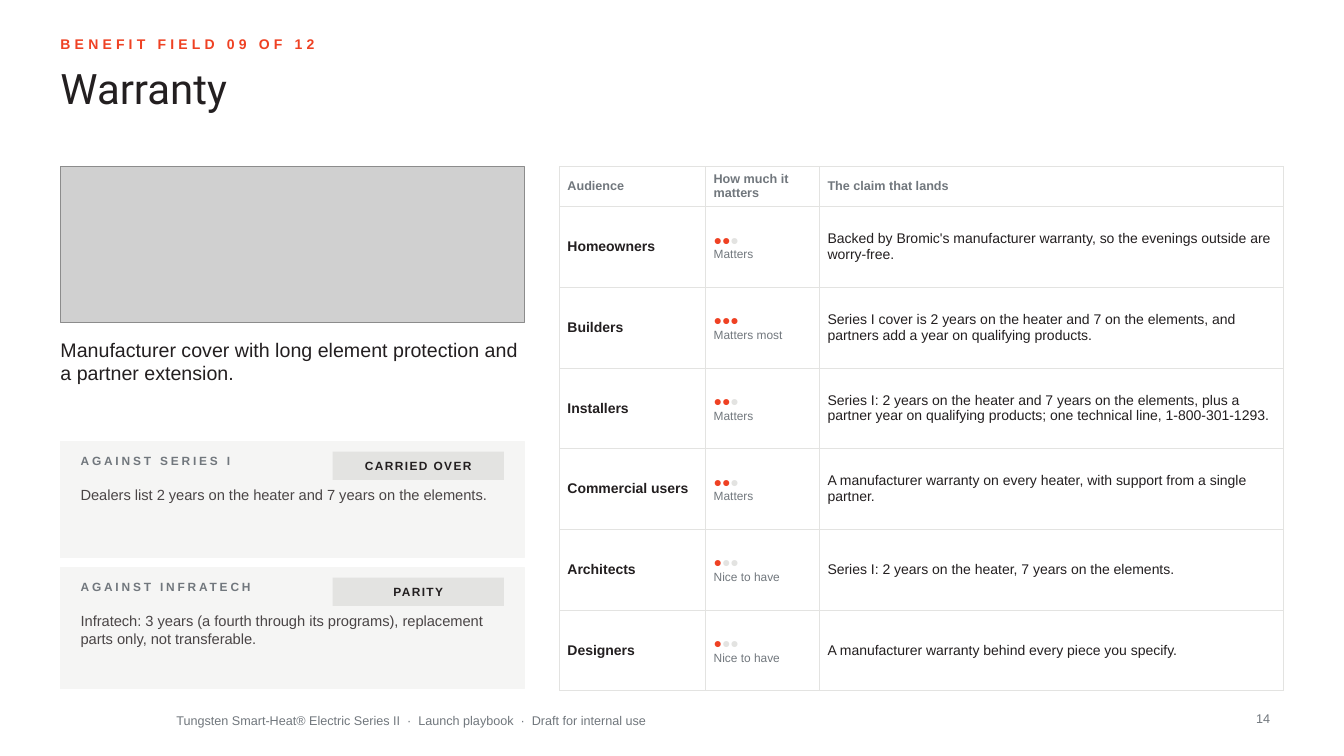
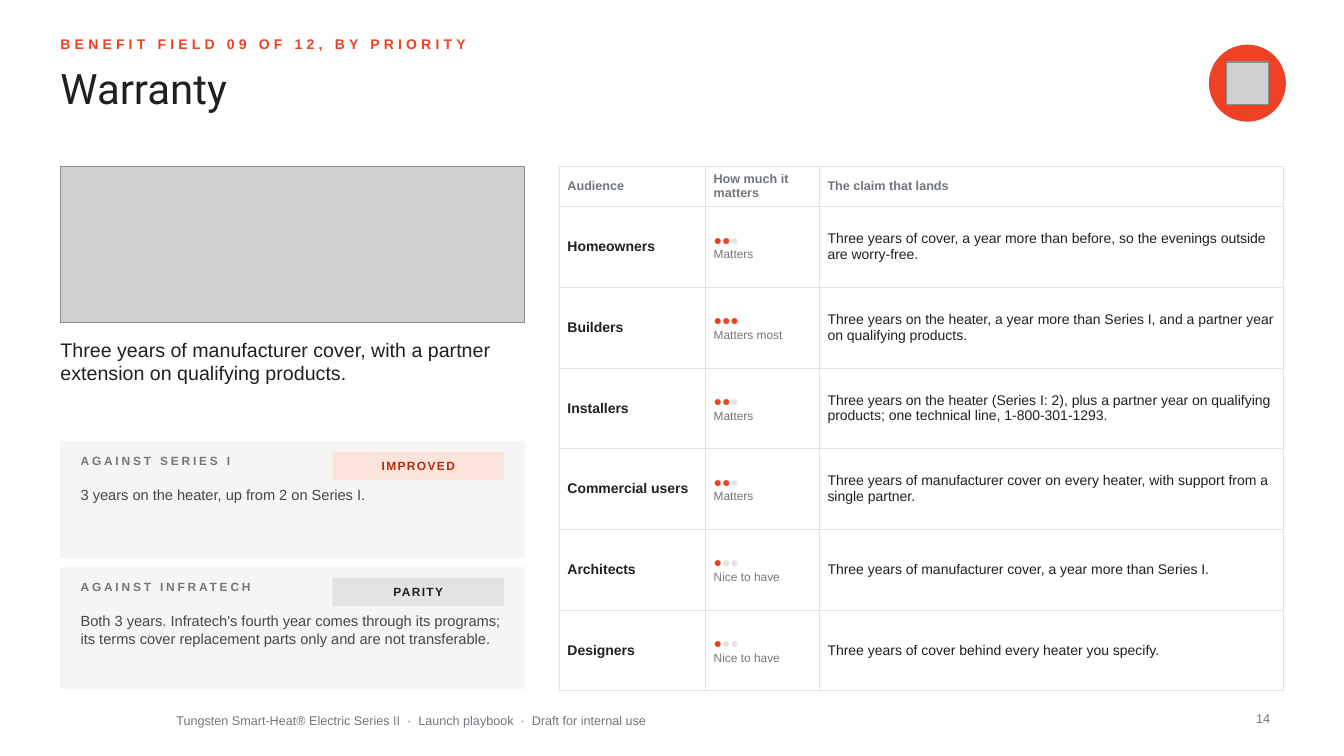
Before and after one commit to aayuvis/Bromic_Marketing, a slide deck: slide 14 of decks/Tungsten-Series-II-Launch-Playbook.pptx. Drawn at 1344x756 pixels with LibreOffice and Linux fonts; fonts in the diff are those of the drawing; grey boxes stand for pictures; background and template pictures are left out. Boxes give left, top, right and bottom in pixels: in the first picture for what was removed or moved away, otherwise in the second. Text is boxed around its words. In the diff, an @@ line names an element or a change of style, - is before the commit and + after.

```diff
--- a/decks/Tungsten-Series-II-Launch-Playbook.pptx
+++ b/decks/Tungsten-Series-II-Launch-Playbook.pptx
@@ text at (60, 39, 465, 51): text changed @@
-BENEFIT FIELD 09 OF 12
+BENEFIT FIELD 09 OF 12, BY PRIORITY
@@ ellipse added at (1210, 45, 1286, 121), fill #EF4123, outline #EF4123 1 pt @@
@@ picture added at (1226, 62, 1268, 104) @@
@@ table at (560, 166, 1284, 666) @@
-row 2, column 3: Backed by Bromic's manufacturer warranty, so the evenings outside are worry-free.
+row 2, column 3: Three years of cover, a year more than before, so the evenings outside are worry-free.
-row 3, column 3: Series I cover is 2 years on the heater and 7 on the elements, and partners add a year on qualifying products.
+row 3, column 3: Three years on the heater, a year more than Series I, and a partner year on qualifying products.
-row 4, column 3: Series I: 2 years on the heater and 7 years on the elements, plus a partner year on qualifying products; one technical line, 1-800-301-1293.
+row 4, column 3: Three years on the heater (Series I: 2), plus a partner year on qualifying products; one technical line, 1-800-301-1293.
-row 5, column 3: A manufacturer warranty on every heater, with support from a single partner.
+row 5, column 3: Three years of manufacturer cover on every heater, with support from a single partner.
-row 6, column 3: Series I: 2 years on the heater, 7 years on the elements.
+row 6, column 3: Three years of manufacturer cover, a year more than Series I.
-row 7, column 3: A manufacturer warranty behind every piece you specify.
+row 7, column 3: Three years of cover behind every heater you specify.
@@ text at (60, 342, 490, 384): text changed @@
-Manufacturer cover with long element protection and a partner extension.
+Three years of manufacturer cover, with a partner extension on qualifying products.
@@ rectangle "IMPROVED" at (333, 452, 504, 480): fill #E3E3E1 to #FCE3DC @@
@@ text in rectangle at (382, 461, 455, 470): text changed; text colour #231F20 to #B22B12 @@
-CARRIED OVER
+IMPROVED
@@ text at (81, 489, 365, 503): text changed @@
-Dealers list 2 years on the heater and 7 years on the elements.
+3 years on the heater, up from 2 on Series I.
@@ text at (81, 615, 500, 647): text changed @@
-Infratech: 3 years (a fourth through its programs), replacement parts only, not transferable.
+Both 3 years. Infratech's fourth year comes through its programs; its terms cover replacement parts only and are not transferable.
```
Also in this commit, not shown: 36 other slides changed, 3 slides added, 1 slide removed, 7 other files.
